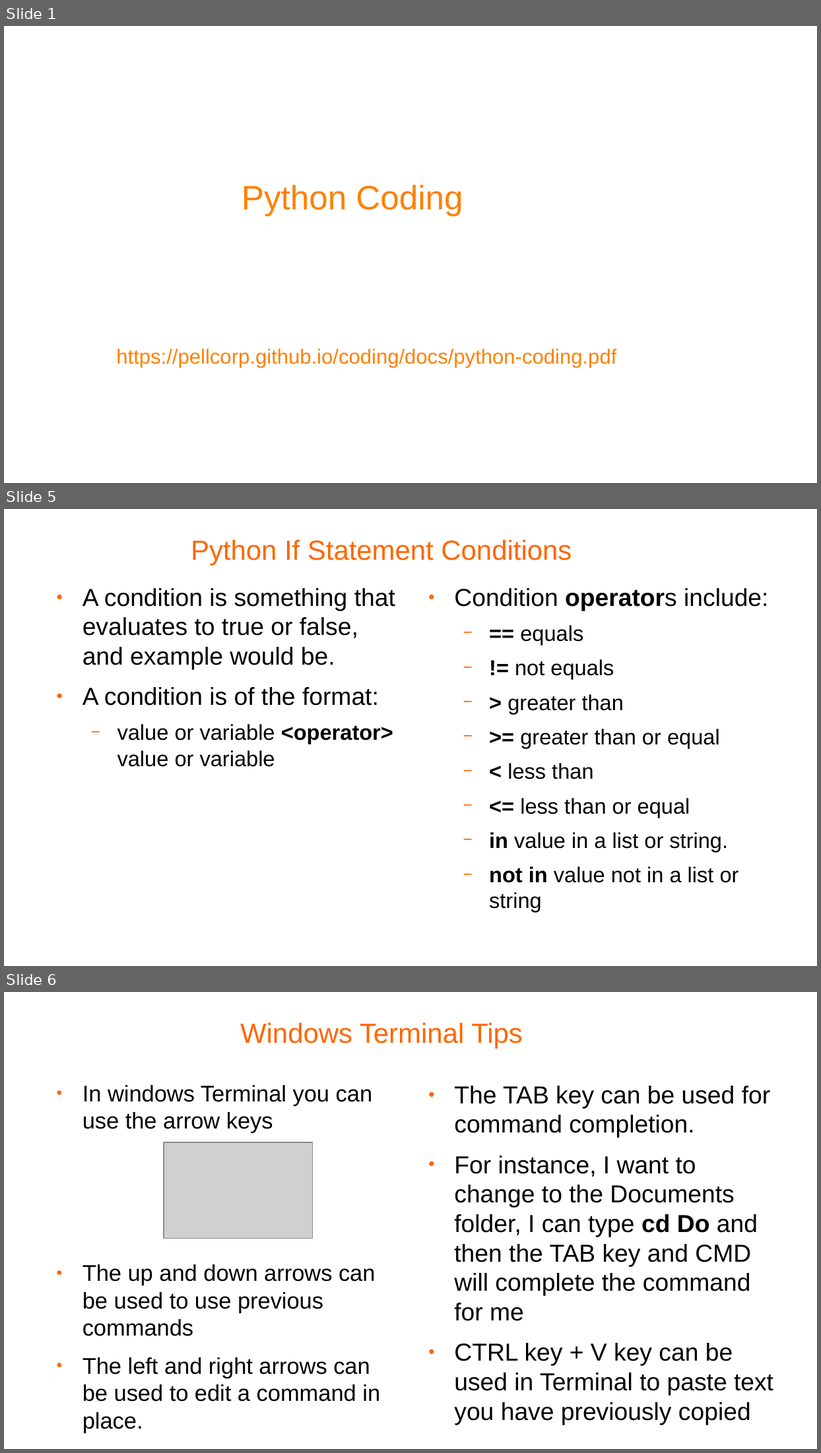
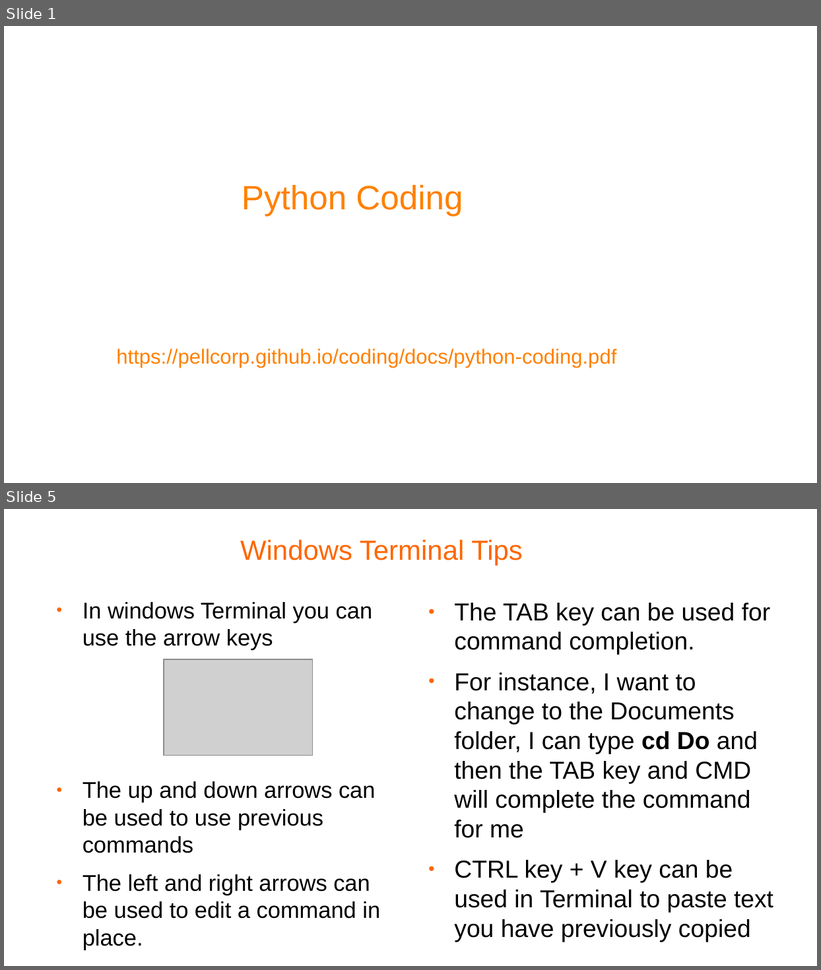
Before and after one commit to pellcorp/coding, a slide deck: docs/python-coding.odp. Shown one above the other, each under a label of ours: slides 1, 5 and 6 before the commit, slides 1 and 5 after it; the slides between them are not shown. The pictures are 821x1453 and 821x970 pixels, drawn with LibreOffice and Linux fonts; fonts in the diff are those of the drawing; grey boxes stand for pictures; background and template pictures are left out. Boxes give left, top, right and bottom in pixels: in the first picture for what was removed or moved away, otherwise in the second. Text is boxed around its words. In the diff, an @@ line names an element or a change of style, - is before the commit and + after.

Commit message:
separate the detailed python stuff out

```diff
--- a/docs/python-coding.odp
+++ b/docs/python-coding.odp
@@ slide 5 removed at [4, 509, 817, 966], background #FFFFFF @@
@@ title removed at [191, 539, 572, 565] @@
-Python If Statement Conditions
@@ text removed at [83, 588, 395, 767] @@
-● A condition is something that evaluates to true or false, and example would be.
-● A condition is of the format:
-  − value or variable <operator> value or variable
@@ text removed at [454, 588, 768, 912] @@
-● Condition operators include:
-  − == equals
-  − != not equals
-  − > greater than
-  − >= greater than or equal
-  − < less than
-  − <= less than or equal
-  − in value in a list or string.
-  − not in value not in a list or string
@@ what was slide 6 is now slide 5 @@
```
Also in this commit, not shown: 2 slides changed, 2 other slides removed, 3 other files.
